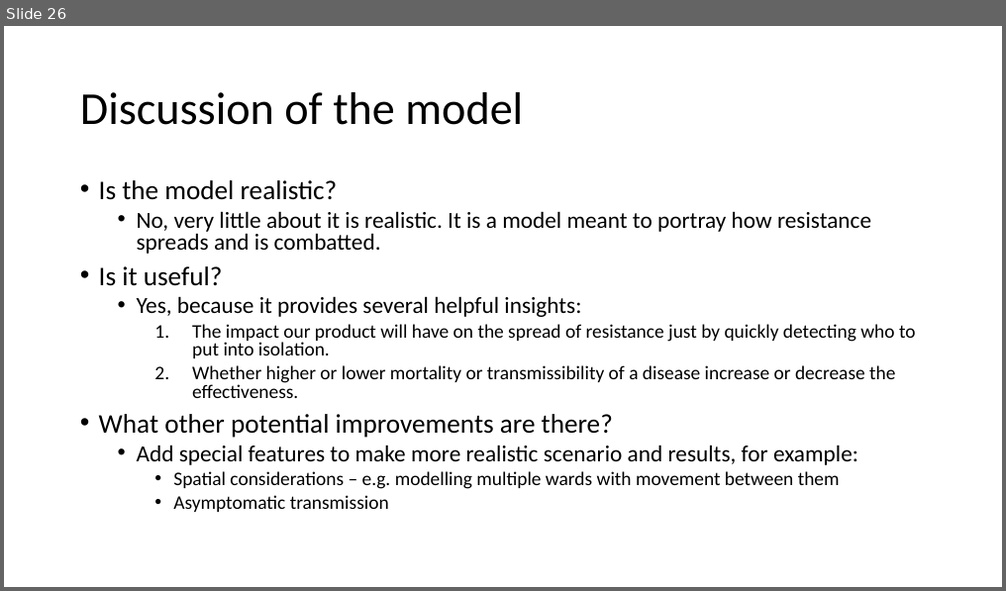
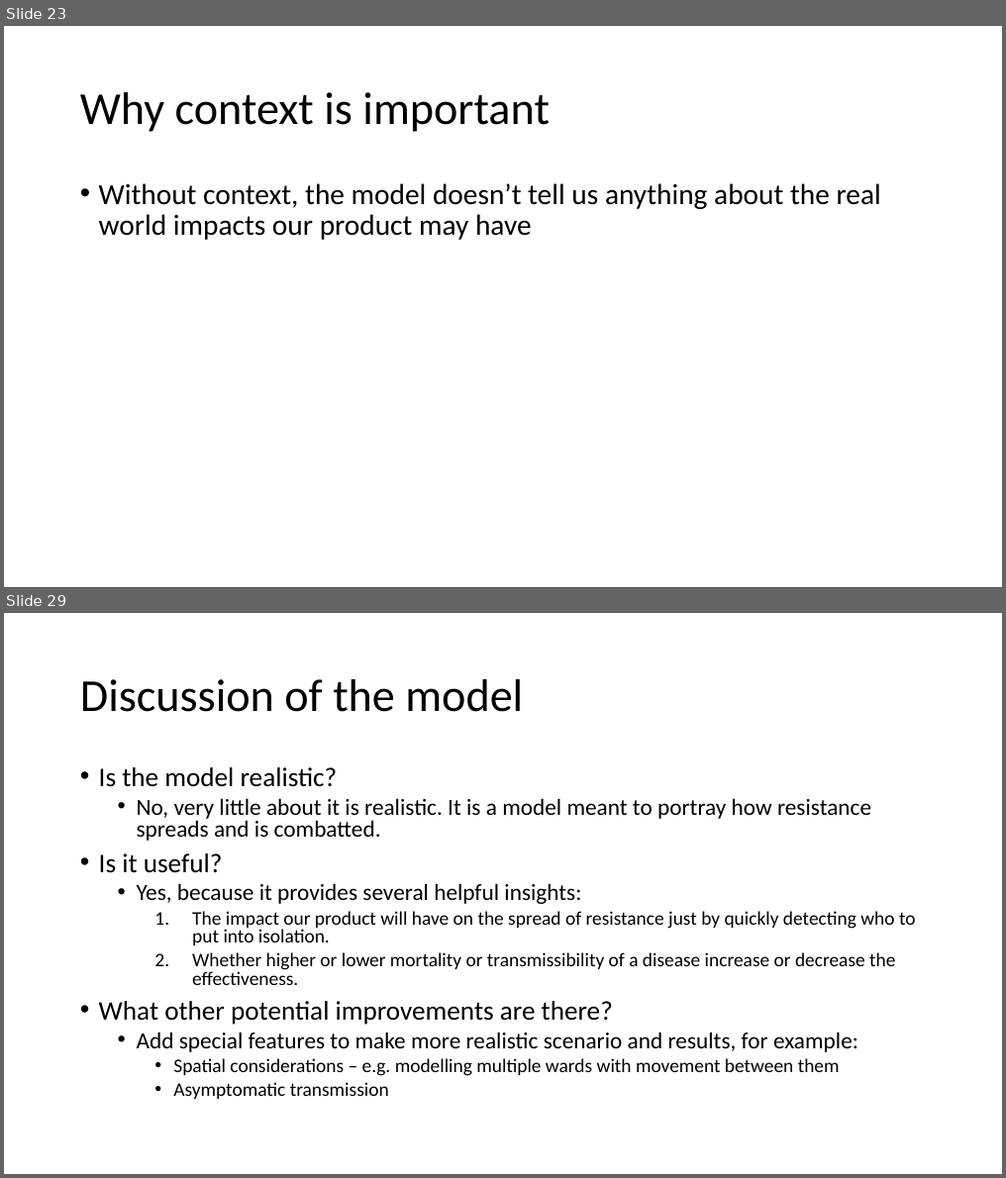
Before and after one commit to EdmundGoodman/Warwick_modelling, a slide deck: modelling_presentation/ComputerModellingPresentation.pptx. Shown one above the other, each under a label of ours: slide 26 before the commit, slides 23 and 29 after it; the slides between them are not shown. The pictures are 1006x591 and 1006x1178 pixels, drawn with LibreOffice and Linux fonts; fonts in the diff are those of the drawing. Boxes give left, top, right and bottom in pixels: in the first picture for what was removed or moved away, otherwise in the second. Text is boxed around its words. In the diff, an @@ line names an element or a change of style, - is before the commit and + after.

Commit message:
Updated modelling presentation so Axel has absolutely minimal work to do in his domain

```diff
--- a/modelling_presentation/ComputerModellingPresentation.pptx
+++ b/modelling_presentation/ComputerModellingPresentation.pptx
@@ slide 23 added at (4, 26, 1002, 587), background #FFFFFF @@
@@ title added at (80, 92, 548, 132), 44 pt, text #000000 @@
+Why context is important
@@ text added at (99, 183, 881, 240), 28 pt, text #000000 @@
+• Without context, the model doesn’t tell us anything about the real world impacts our product may have
@@ what was slide 26 is now slide 29 @@
```
Also in this commit, not shown: 6 slides changed, 7 other slides added, 5 slides removed, 1 other file.
